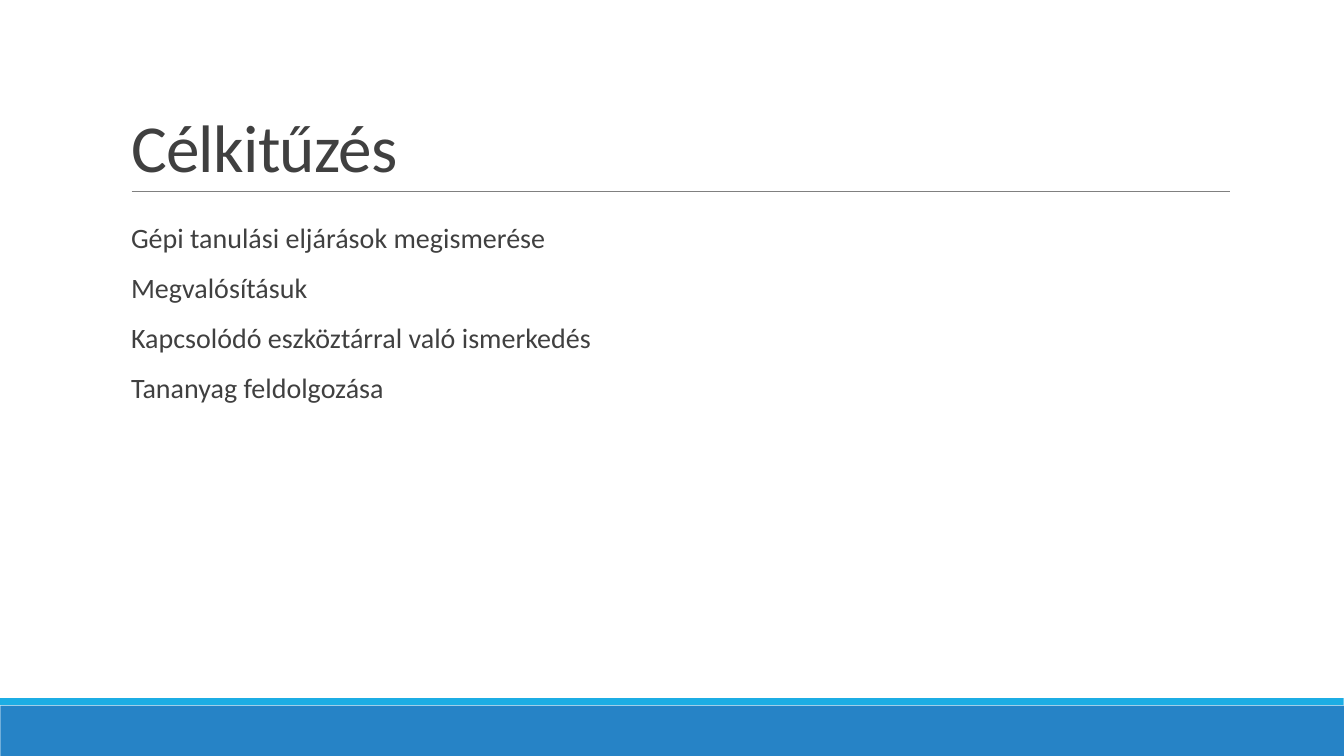
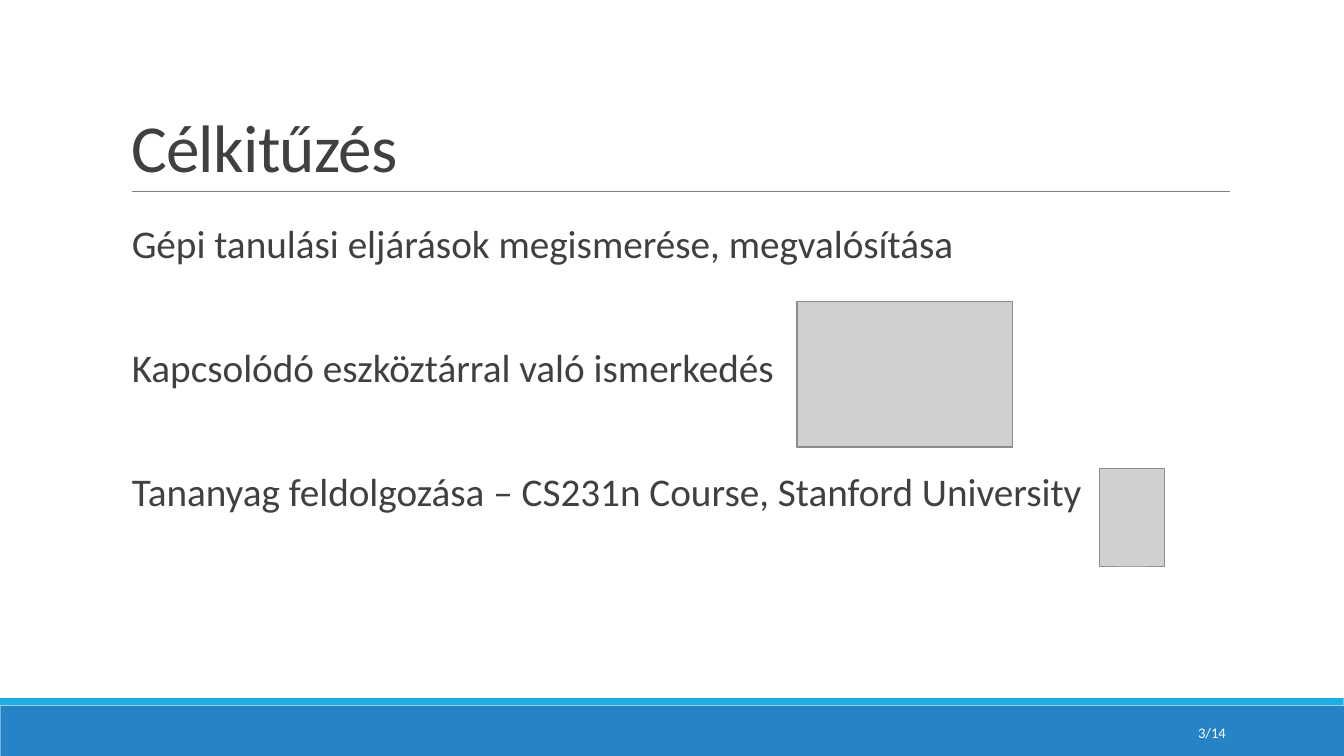
Before and after one commit to koojozsef/AI-project-for-university, a slide deck: slide 3 of doc/Presentation.pptx. Drawn at 1344x756 pixels with LibreOffice and Linux fonts; fonts in the diff are those of the drawing; grey boxes stand for pictures. Boxes give left, top, right and bottom in pixels: in the first picture for what was removed or moved away, otherwise in the second. Text is boxed around its words. In the diff, an @@ line names an element or a change of style, - is before the commit and + after.

```diff
--- a/doc/Presentation.pptx
+++ b/doc/Presentation.pptx
@@ text at [132, 230, 953, 265]: text changed; size 20 to 28 pt @@
-  Gépi tanulási eljárások megismerése
-  Megvalósításuk
+  Gépi tanulási eljárások megismerése, megvalósítása
@@ picture added at [798, 301, 1013, 447] @@
@@ text at [132, 354, 774, 389]: size 20 to 28 pt in "Kapcsolódó eszköztárral való ismerkedés" @@
@@ text at [132, 478, 1082, 513]: text changed; size 20 to 28 pt @@
-  Tananyag feldolgozása
+  Tananyag feldolgozása – CS231n Course, Stanford University
@@ picture added at [1099, 469, 1165, 568] @@
@@ page number added at [1198, 728, 1226, 739], 10.5 pt, text #FFFFFF @@
+3/14
```
Also in this commit, not shown: 7 other slides changed, 6 slides added, 2 slides removed, 2 other files.
